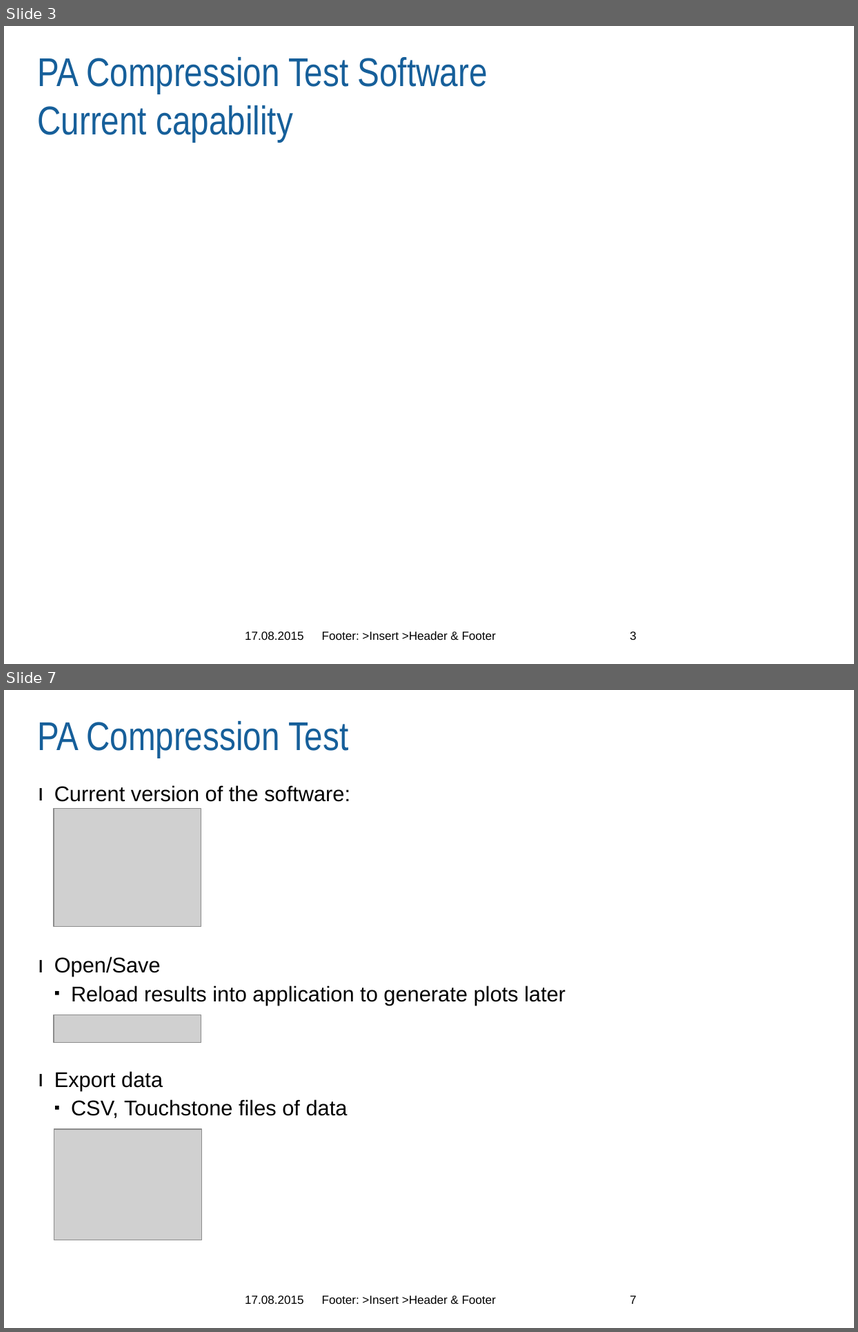
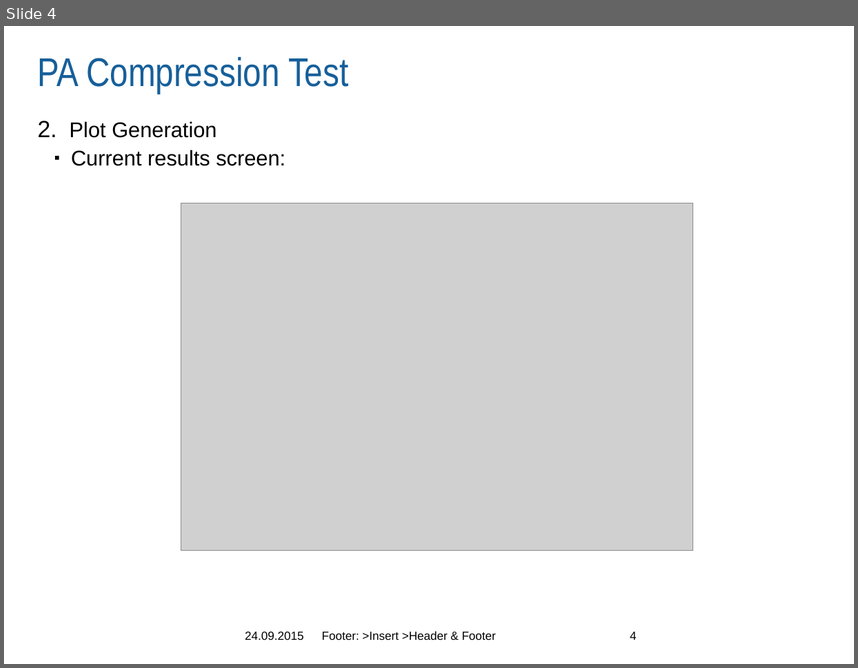
Before and after one commit to Terrabits/PACompressionTest, a slide deck: Screenshots/v2.0 Prototype/MA-COM PA Compression Test Software.pptx. Shown one above the other, each under a label of ours: slides 3 and 7 before the commit, slide 4 after it; the slides between them are not shown. The pictures are 858x1332 and 858x668 pixels, drawn with LibreOffice and Linux fonts; fonts in the diff are those of the drawing; grey boxes stand for pictures; background and template pictures are left out. Boxes give left, top, right and bottom in pixels: in the first picture for what was removed or moved away, otherwise in the second. Text is boxed around its words. In the diff, an @@ line names an element or a change of style, - is before the commit and + after.

```diff
--- a/Screenshots/v2.0 Prototype/MA-COM PA Compression Test Software.pptx
+++ b/Screenshots/v2.0 Prototype/MA-COM PA Compression Test Software.pptx
@@ slide 7 removed at [4,690,854,1328], background #FFFFFF @@
@@ title removed at [38,721,348,758] @@
-PA Compression Test
@@ text removed at [54,785,566,1118] @@
-ı Current version of the software:
-ı Open/Save
-  ▪ Reload results into application to generate plots later
-ı Export data
-  ▪ CSV, Touchstone files of data
@@ picture removed at [53,808,201,926] @@
@@ picture removed at [53,1015,201,1043] @@
@@ picture removed at [54,1129,202,1239] @@
@@ text removed at [245,1295,303,1303] @@
-17.08.2015
@@ text removed at [322,1294,496,1303] @@
-Footer: >Insert >Header & Footer
@@ page number removed at [630,1295,637,1303] @@
-7
@@ what was slide 3 is now slide 4 @@
@@ slide 4 changed as well @@
@@ title at [38,57,348,94]: text changed @@
-PA Compression Test Software
-Current capability
+PA Compression Test
@@ text added at [70,121,286,166], 18 pt, text #000000 @@
+2. Plot Generation
+  ▪ Current results screen:
@@ picture added at [181,203,693,550] @@
@@ text at [245,631,303,639]: text changed @@
-17.08.2015
+24.09.2015
@@ page number at [630,631,637,639]: text changed @@
-3
+4
```
Also in this commit, not shown: 5 other slides changed, 6 other slides removed, 6 other files.
